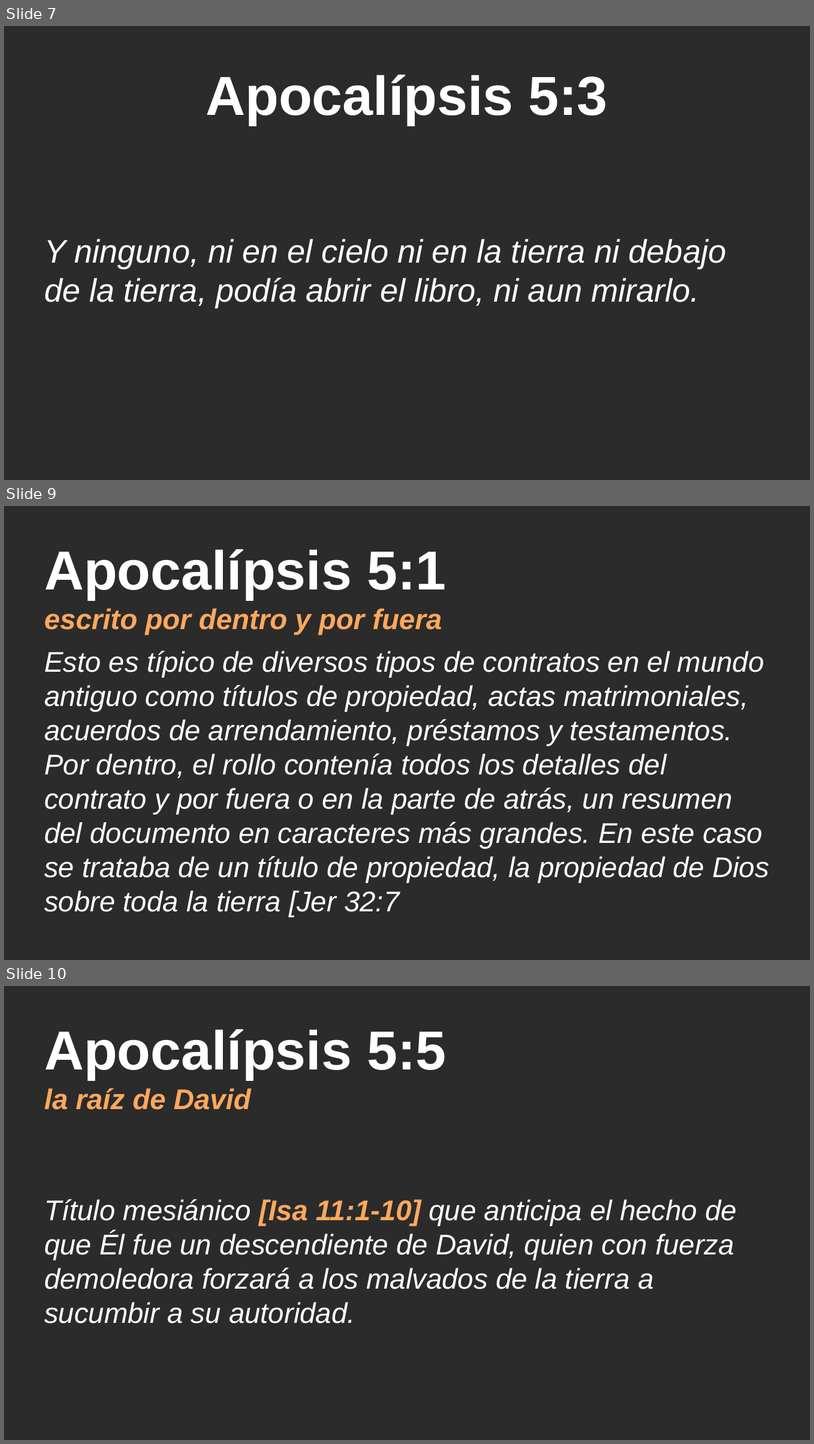
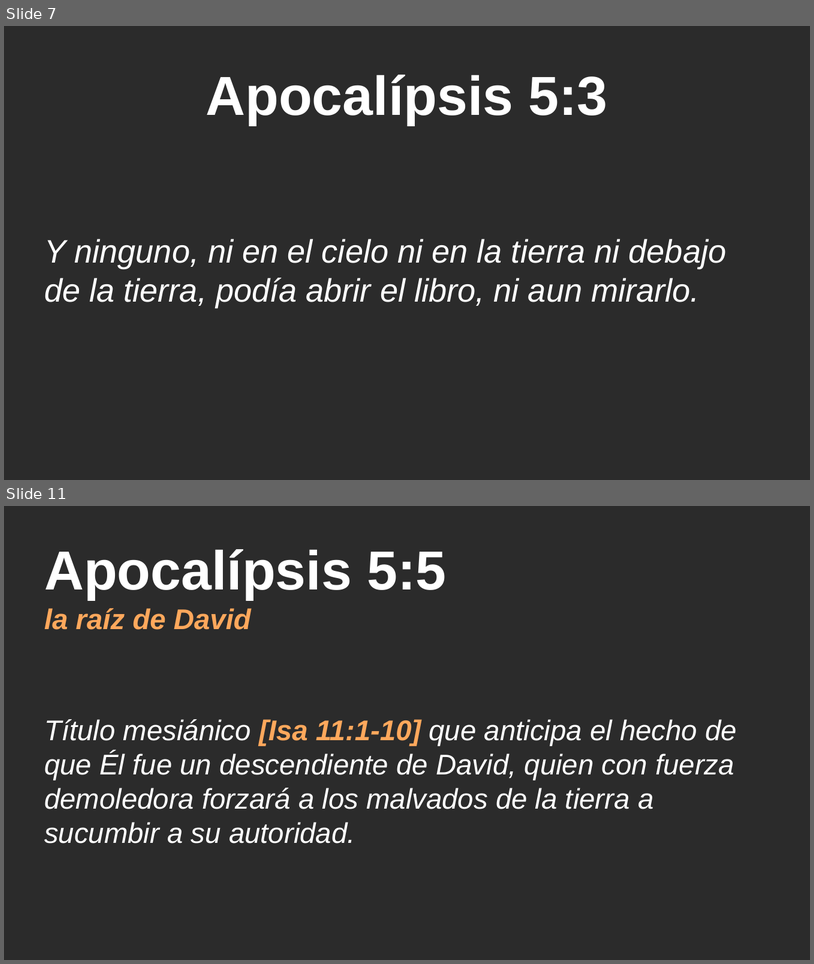
Before and after one commit to CreyTuning/documents, a slide deck: slideshow/Apocalipsis/5. Capitulo 5.pptx. Shown one above the other, each under a label of ours: slides 7, 9 and 10 before the commit, slides 7 and 11 after it; the slides between them are not shown. The pictures are 814x1444 and 814x964 pixels, drawn with LibreOffice and Linux fonts; fonts in the diff are those of the drawing; background and template pictures are left out; a plain dark background stands for a picture behind light text. Boxes give left, top, right and bottom in pixels: in the first picture for what was removed or moved away, otherwise in the second. Text is boxed around its words. In the diff, an @@ line names an element or a change of style, - is before the commit and + after.

```diff
--- a/slideshow/Apocalipsis/5. Capitulo 5.pptx
+++ b/slideshow/Apocalipsis/5. Capitulo 5.pptx
@@ slide 9 removed at (x1=4, y1=506, x2=810, y2=960), background picture (left out) @@
@@ title removed at (x1=44, y1=549, x2=446, y2=635) @@
-Apocalípsis 5:1
-escrito por dentro y por fuera
@@ subtitle removed at (x1=44, y1=651, x2=770, y2=917) @@
-Esto es típico de diversos tipos de contratos en el mundo antiguo como títulos de propiedad, actas matrimoniales, acuerdos de arrendamiento, préstamos y testamentos.
-Por dentro, el rollo contenía todos los detalles del contrato y por fuera o en la parte de atrás, un resumen del documento en caracteres más grandes. En este caso se trataba de un título de propiedad, la propiedad de Dios sobre toda la tierra [Jer 32:7
@@ what was slide 10 is now slide 11 @@
```
Also in this commit, not shown: 3 slides added, 1 other slide removed.
